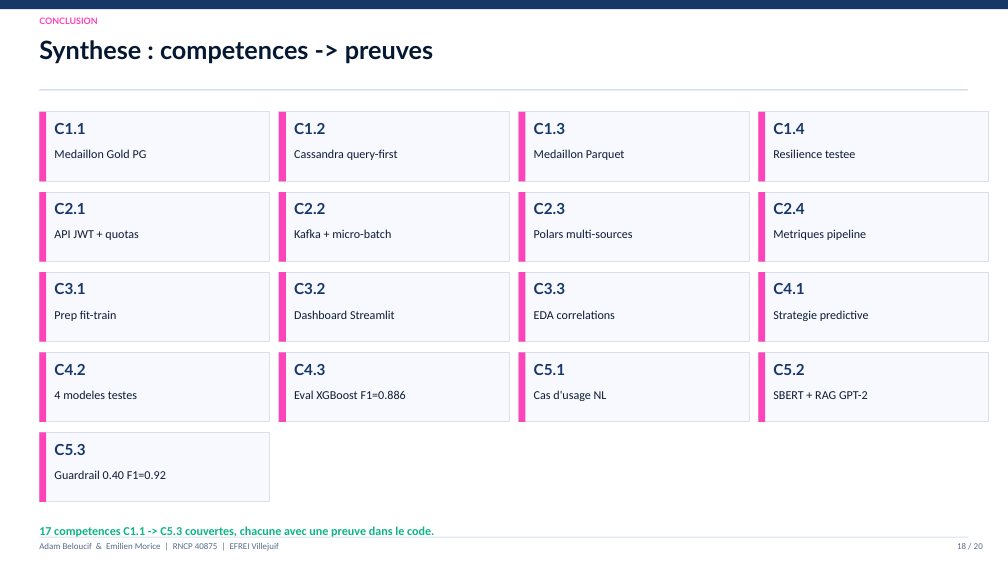
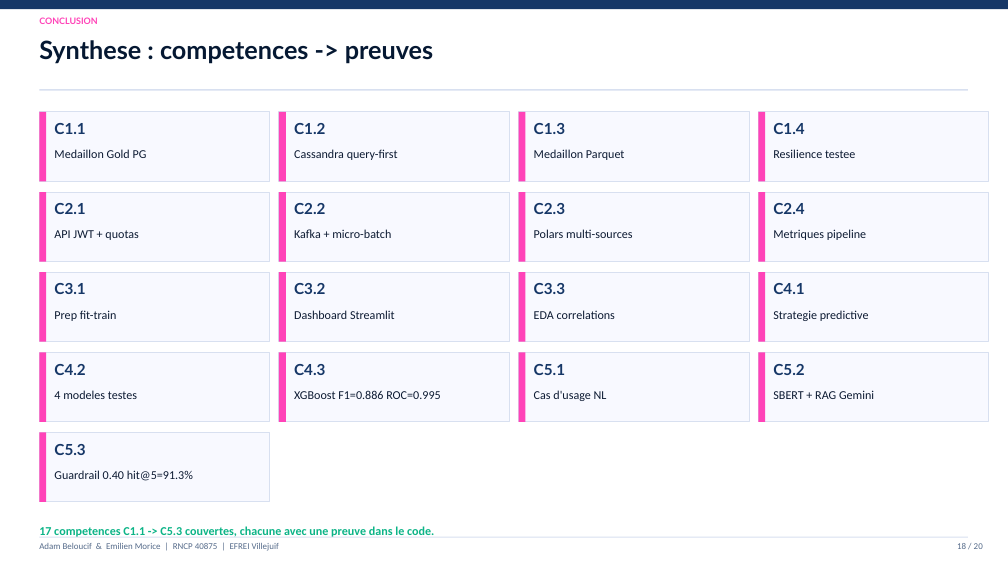
Before and after one commit to Adam-Blf/Soutenance-M1, a slide deck: slide 18 of Soutenance_Bloc1-2_Adam_Emilien.pptx. Drawn at 1008x567 pixels with LibreOffice and Linux fonts; fonts in the diff are those of the drawing. Boxes give left, top, right and bottom in pixels: in the first picture for what was removed or moved away, otherwise in the second. Text is boxed around its words. In the diff, an @@ line names an element or a change of style, - is before the commit and + after.

Commit message:
fix: jury info + data corrections (GPT-2, JSON cache, guardrail 0.40, 1280 cocktails) (#8)
* fix: correct cocktail count 483 (dedup), guardrail 0.40, GPT-2 not Gemini

* fix: add jury info (Jury5 K006 2jul 9h) + correct GPT-2/JSON/0.40 in build_pptx

```diff
--- a/Soutenance_Bloc1-2_Adam_Emilien.pptx
+++ b/Soutenance_Bloc1-2_Adam_Emilien.pptx
@@ text at <box>294,390,440,399</box>: text changed @@
-Eval XGBoost F1=0.886
+XGBoost F1=0.886 ROC=0.995
@@ text at <box>773,390,874,399</box>: text changed @@
-SBERT + RAG GPT-2
+SBERT + RAG Gemini
@@ text at <box>54,470,193,481</box>: text changed @@
-Guardrail 0.40 F1=0.92
+Guardrail 0.40 hit@5=91.3%
```
Also in this commit, not shown: 7 other slides changed, 1 other file.
